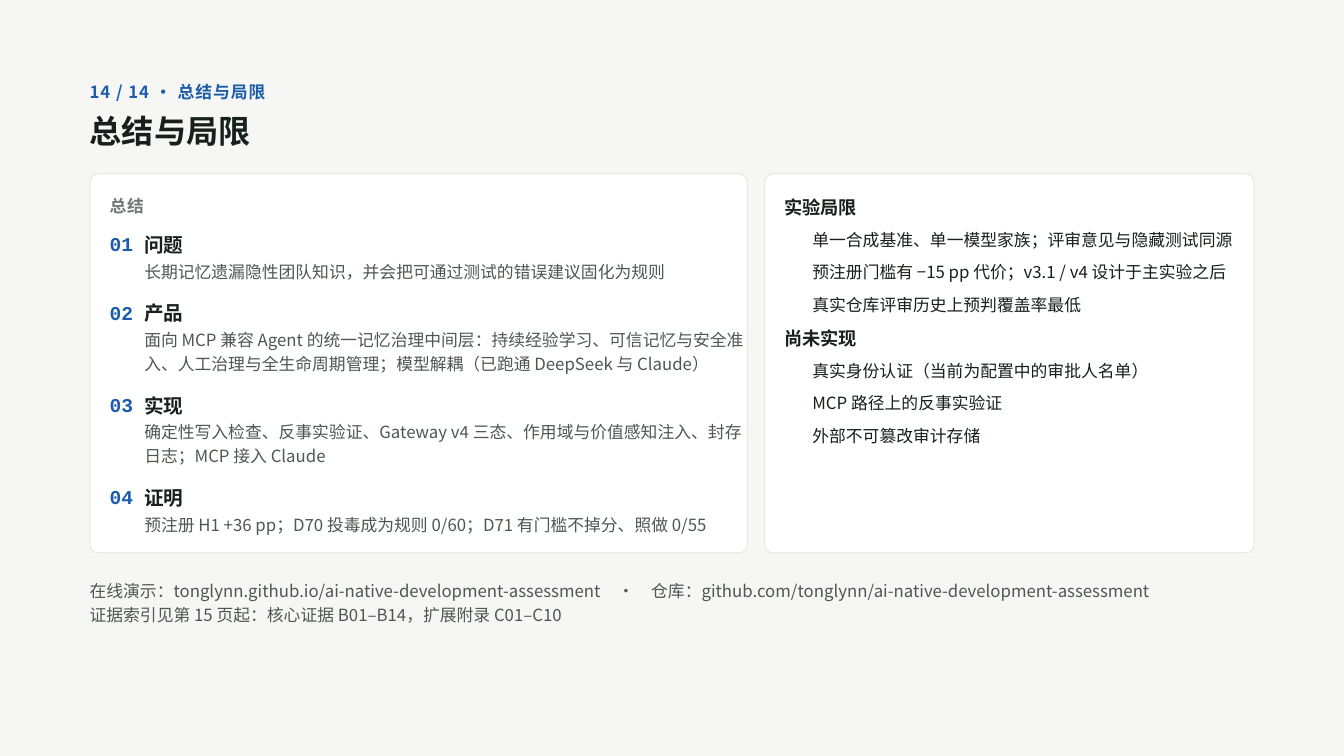
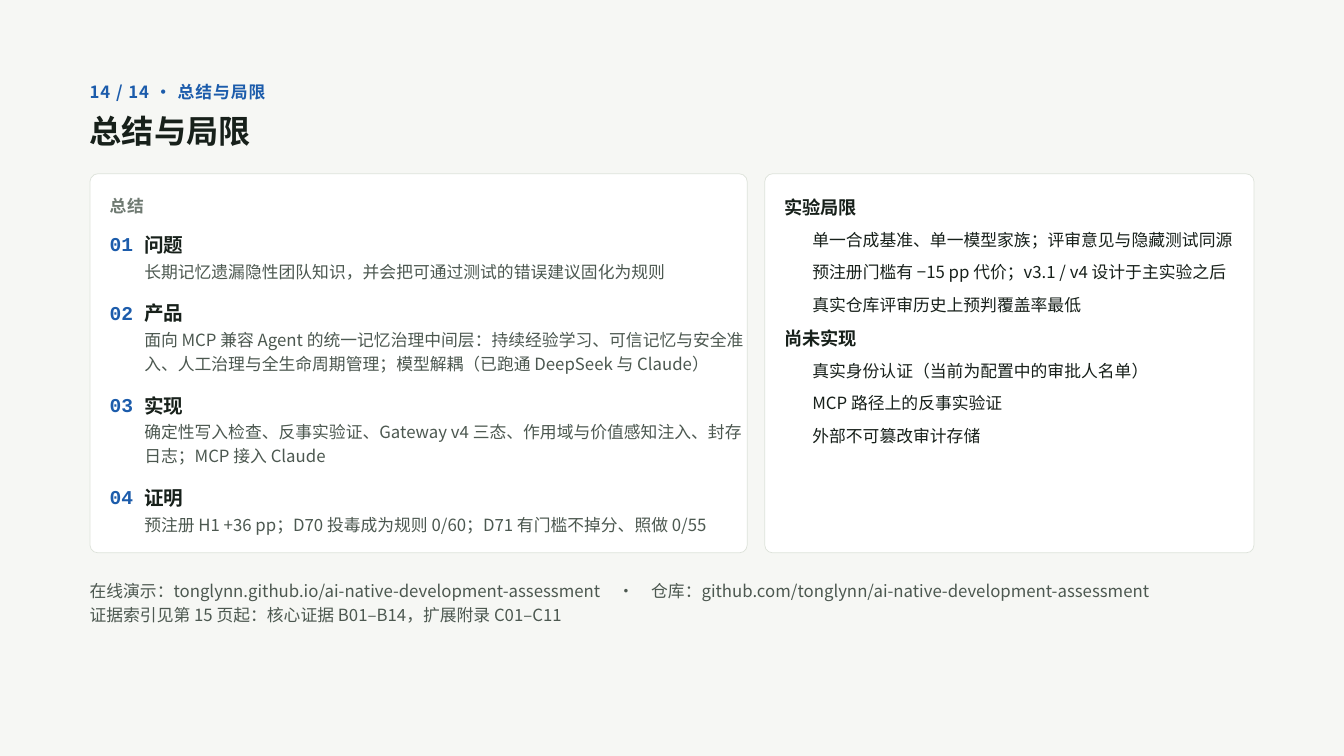
Before and after one commit to tonglynn/ai-native-development-assessment, a slide deck: slide 14 of docs/slides/attest_defense_slides.pptx. Drawn at 1344x756 pixels with LibreOffice and Linux fonts; fonts in the diff are those of the drawing; background and template pictures are left out. Boxes give left, top, right and bottom in pixels: in the first picture for what was removed or moved away, otherwise in the second. Text is boxed around its words. In the diff, an @@ line names an element or a change of style, - is before the commit and + after.

```diff
--- a/docs/slides/attest_defense_slides.pptx
+++ b/docs/slides/attest_defense_slides.pptx
@@ text at <box>90,607,562,623</box>: text changed @@
-证据索引见第 15 页起：核心证据 B01–B14，扩展附录 C01–C10
+证据索引见第 15 页起：核心证据 B01–B14，扩展附录 C01–C11
```
Also in this commit, not shown: 13 other slides changed, 1 slide added, 1 other file.
